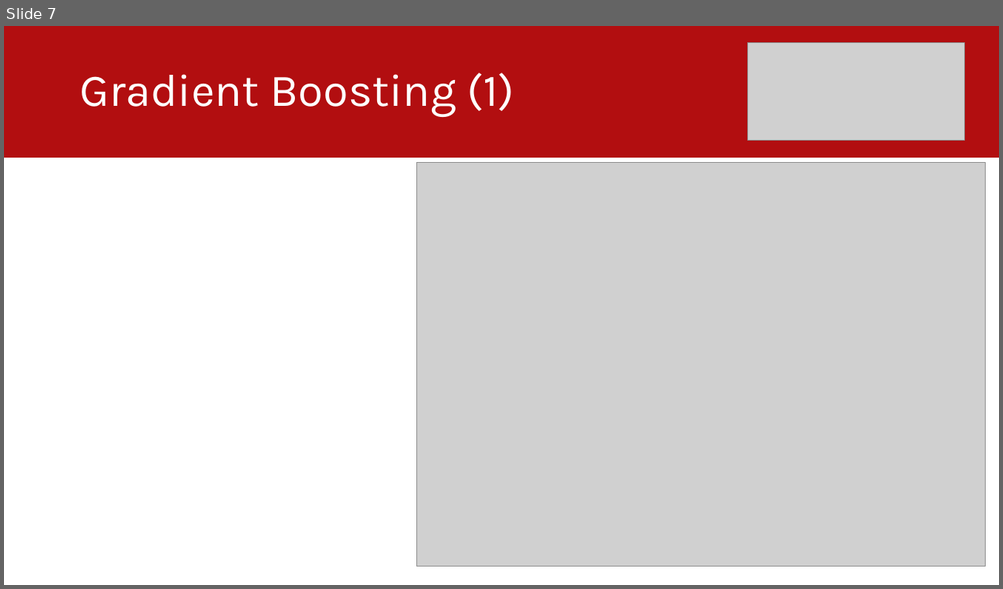
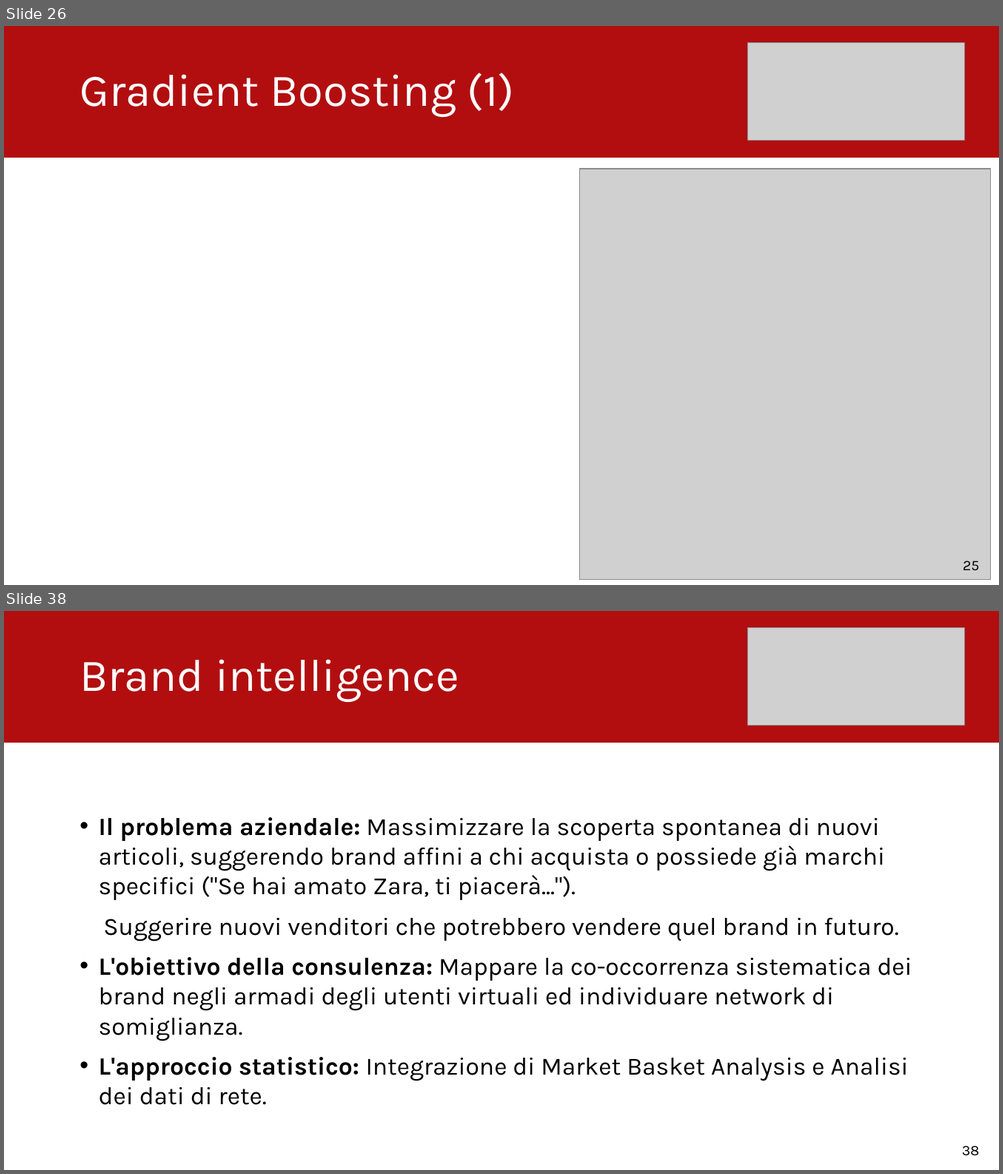
Before and after one commit to lucavarotto/vinted-scraper-and-business-analysis, a slide deck: Presentazione.pptx. Shown one above the other, each under a label of ours: slide 7 before the commit, slides 26 and 38 after it; the slides between them are not shown. The pictures are 1003x589 and 1003x1174 pixels, drawn with LibreOffice and Linux fonts; fonts in the diff are those of the drawing; grey boxes stand for pictures. Boxes give left, top, right and bottom in pixels: in the first picture for what was removed or moved away, otherwise in the second. Text is boxed around its words. In the diff, an @@ line names an element or a change of style, - is before the commit and + after.

```diff
--- a/Presentazione.pptx
+++ b/Presentazione.pptx
@@ slide 38 added at (4,611,999,1170), background #FFFFFF @@
@@ rectangle added at (4,611,999,742), fill #B20E10, outline #B20E10 1.5 pt @@
@@ picture added at (748,628,965,725) @@
@@ title added at (79,659,459,702), 44 pt, text #FFFFFF @@
+Brand intelligence
@@ text added at (99,817,912,1105), 24 pt, text #000000 @@
+• Il problema aziendale: Massimizzare la scoperta spontanea di nuovi articoli, suggerendo brand affini a chi acquista o possiede già marchi specifici ("Se hai amato Zara, ti piacerà...").
+Suggerire nuovi venditori che potrebbero vendere quel brand in futuro.
+• L'obiettivo della consulenza: Mappare la co-occorrenza sistematica dei brand negli armadi degli utenti virtuali ed individuare network di somiglianza.
+• L'approccio statistico: Integrazione di Market Basket Analysis e Analisi dei dati di rete.
@@ text added at (962,1146,979,1156), 14 pt, text #000000 @@
+38
@@ what was slide 7 is now slide 26 @@
@@ slide 26 changed as well @@
@@ picture: place and size @@
-picture at (417,163,985,566)
+picture at (579,169,990,580)
@@ text added at (962,561,979,571), 14 pt, text #000000 @@
+25
```
Also in this commit, not shown: 3 other slides changed, 35 other slides added, 5 slides removed, 48 other files.
